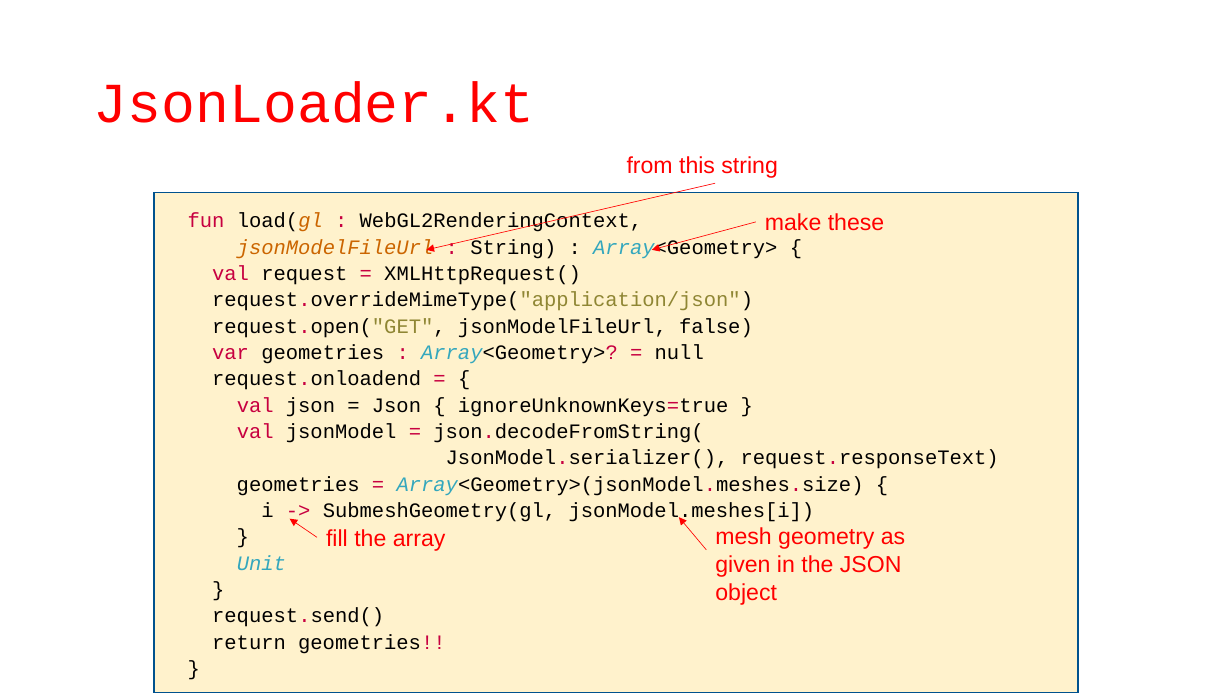
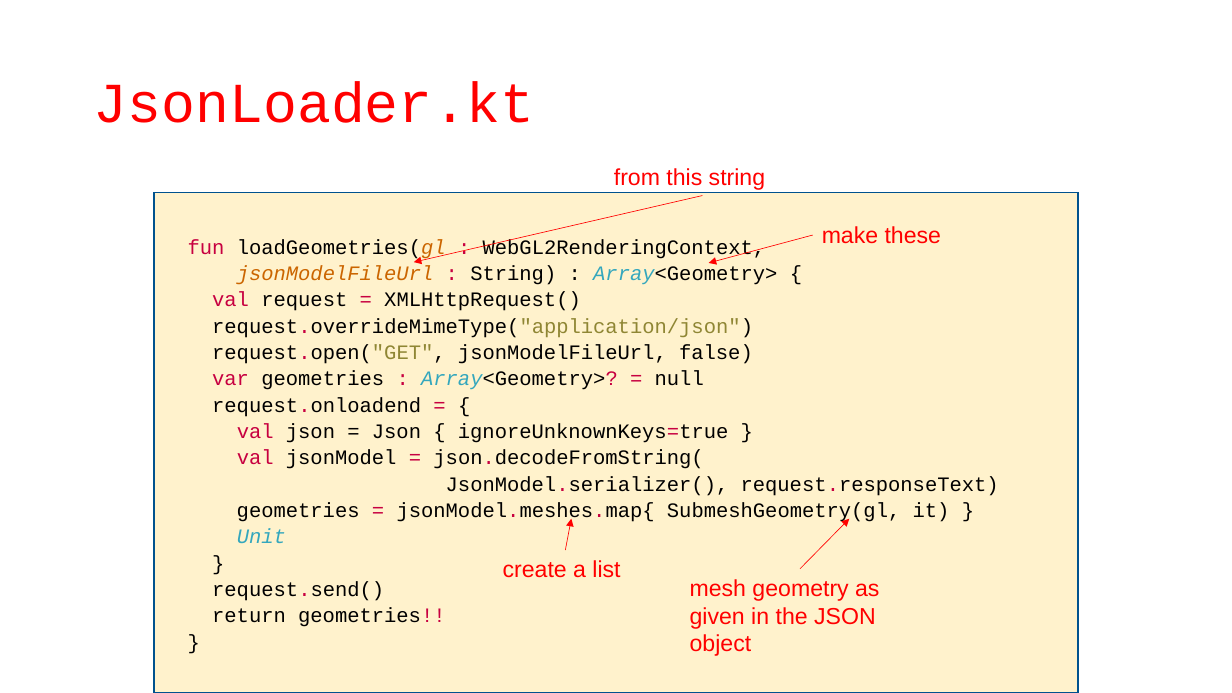
Before and after one commit to szecsi/kogfactory, a slide deck: slide 10 of projects/kog.040.010-models/aitcg310 - Modeling.pptx. Drawn at 1232x693 pixels with LibreOffice and Linux fonts; fonts in the diff are those of the drawing. Boxes give left, top, right and bottom in pixels: in the first picture for what was removed or moved away, otherwise in the second. Text is boxed around its words. In the diff, an @@ line names an element or a change of style, - is before the commit and + after.

```diff
--- a/projects/kog.040.010-models/aitcg310 - Modeling.pptx
+++ b/projects/kog.040.010-models/aitcg310 - Modeling.pptx
@@ text "from this string": place and size @@
-text "from this string" at (627,156,777,178)
+text "from this string" at (614,168,765,190)
@@ arrow moved from (715, 183) - (427, 250) to (702, 196) - (414, 262) @@
@@ text in rectangle at (188,239,766,260): text changed @@
-fun load(gl : WebGL2RenderingContext,
+fun loadGeometries(gl : WebGL2RenderingContext,
@@ arrow moved from (756, 222) - (652, 250) to (813, 235) - (709, 263) @@
@@ text "make these": place and size @@
-text "make these" at (765,213,884,231)
+text "make these" at (822,226,941,244)
@@ text in rectangle at (237,503,950,524): text changed @@
-geometries = Array<Geometry>(jsonModel.meshes.size) {
-i -> SubmeshGeometry(gl, jsonModel.meshes[i])
-}
+geometries = jsonModel.meshes.map{ SubmeshGeometry(gl, it) }
@@ arrow moved from (317, 538) - (289, 518) to (566, 550) - (571, 518) @@
@@ arrow moved from (706, 550) - (679, 518) to (800, 569) - (849, 518) @@
@@ text at (503,560,620,578): text changed @@
-fill the array
+create a list
@@ text "mesh geometry as given in ...": place and size @@
-text "mesh geometry as given in ..." at (715,527,905,605)
+text "mesh geometry as given in ..." at (690,579,879,656)
```
Also in this commit, not shown: 2 other slides changed, 1 slide added, 6 other files.
